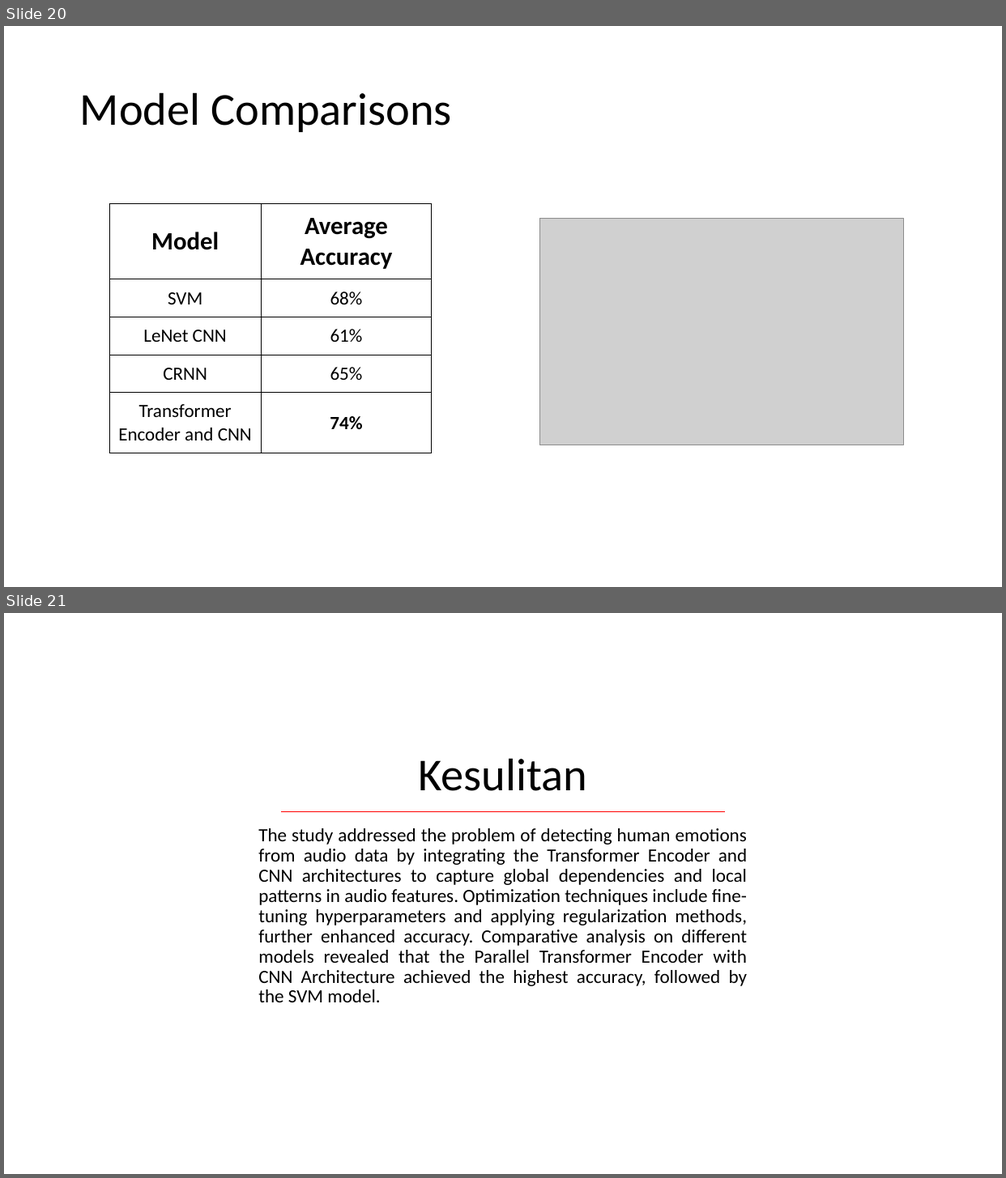
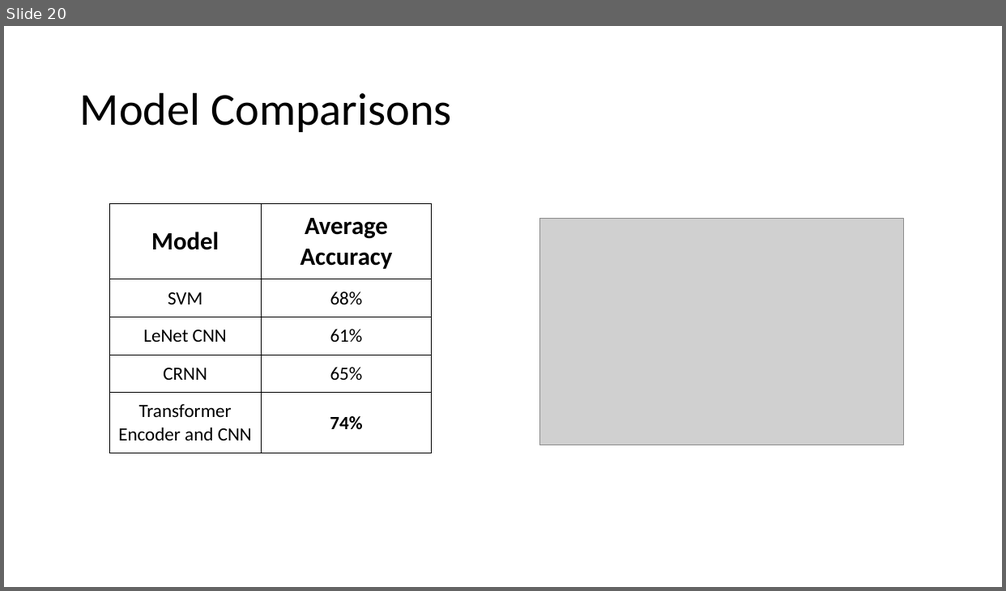
Before and after one commit to satria-ui/TugasAkhir2023, a slide deck: Template presentasi TA.pptx. Shown one above the other, each under a label of ours: slides 20 and 21 before the commit, slide 20 after it. The pictures are 1006x1178 and 1006x591 pixels, drawn with LibreOffice and Linux fonts; fonts in the diff are those of the drawing; grey boxes stand for pictures; background and template pictures are left out. Boxes give left, top, right and bottom in pixels: in the first picture for what was removed or moved away, otherwise in the second. Text is boxed around its words. In the diff, an @@ line names an element or a change of style, - is before the commit and + after.

```diff
--- a/Template presentasi TA.pptx
+++ b/Template presentasi TA.pptx
@@ slide 21 removed at <box>4,613,1002,1174</box>, background picture (left out) @@
@@ text removed at <box>418,758,587,791</box> @@
-Kesulitan
@@ text removed at <box>258,828,747,1003</box> @@
-The study addressed the problem of detecting human emotions from audio data by integrating the Transformer Encoder and CNN architectures to capture global dependencies and local patterns in audio features. Optimization techniques include fine-tuning hyperparameters and applying regularization methods, further enhanced accuracy. Comparative analysis on different models revealed that the Parallel Transformer Encoder with CNN Architecture achieved the highest accuracy, followed by the SVM model.
@@ line removed from (282, 812) to (725, 812) @@
```
Also in this commit, not shown: 9 slides changed, 2 slides added, 2 other slides removed, 3 other files.
